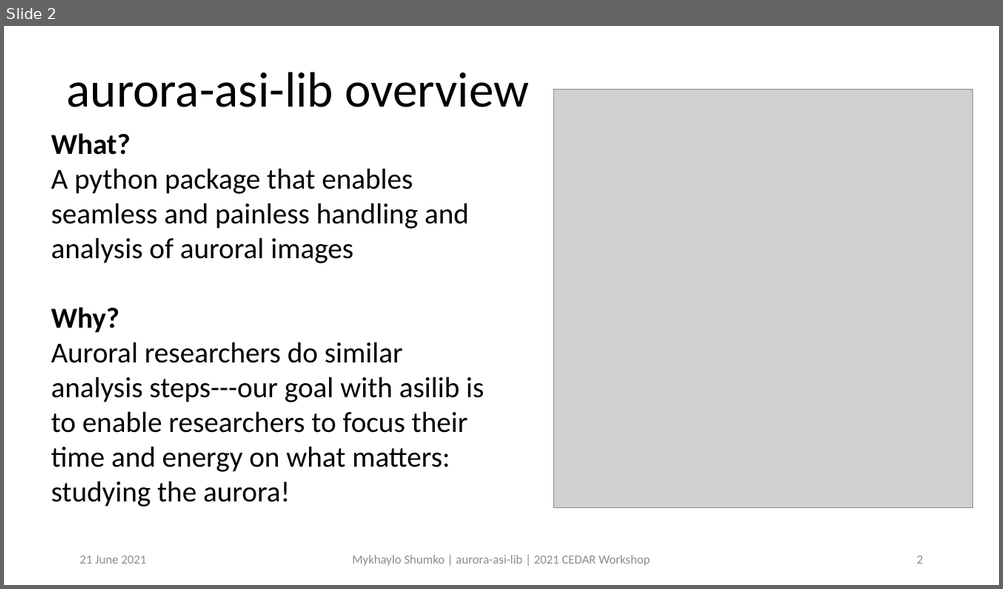
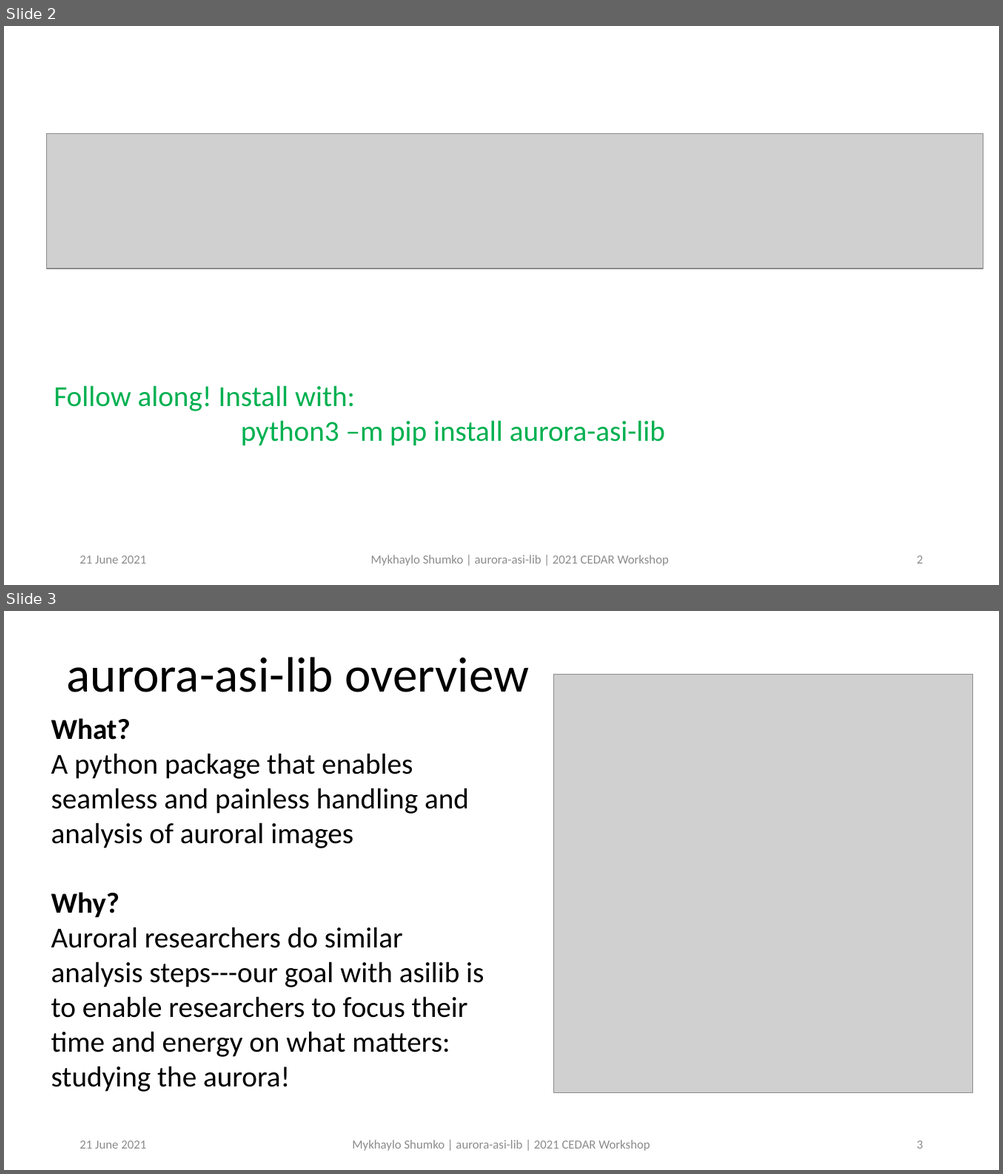
Before and after one commit to mshumko/asilib, a slide deck: presentations/2021_cedar_shumko_asilib.pptx. Shown one above the other, each under a label of ours: slide 2 before the commit, slides 2 and 3 after it. The pictures are 1003x589 and 1003x1174 pixels, drawn with LibreOffice and Linux fonts; fonts in the diff are those of the drawing; grey boxes stand for pictures. Boxes give left, top, right and bottom in pixels: in the first picture for what was removed or moved away, otherwise in the second. Text is boxed around its words. In the diff, an @@ line names an element or a change of style, - is before the commit and + after.

```diff
--- a/presentations/2021_cedar_shumko_asilib.pptx
+++ b/presentations/2021_cedar_shumko_asilib.pptx
@@ slide 2 added at bbox=[4, 26, 999, 585], background #FFFFFF @@
@@ picture added at bbox=[46, 133, 983, 269] @@
@@ text added at bbox=[54, 386, 665, 446], 28 pt, text #00B050 @@
+Follow along! Install with:
+python3 –m pip install aurora-asi-lib
@@ text added at bbox=[79, 556, 146, 564], 12 pt, text #8C8C8C @@
+21 June 2021
@@ text added at bbox=[371, 555, 669, 566], 12 pt, text #8C8C8C @@
+Mykhaylo Shumko | aurora-asi-lib | 2021 CEDAR Workshop
@@ page number added at bbox=[916, 556, 922, 564], 12 pt, text #8C8C8C @@
+2
@@ what was slide 2 is now slide 3 @@
@@ page number at bbox=[916, 1141, 922, 1149]: text changed @@
-2
+3
```
Also in this commit, not shown: 5 slides changed, 1 other slide added.
